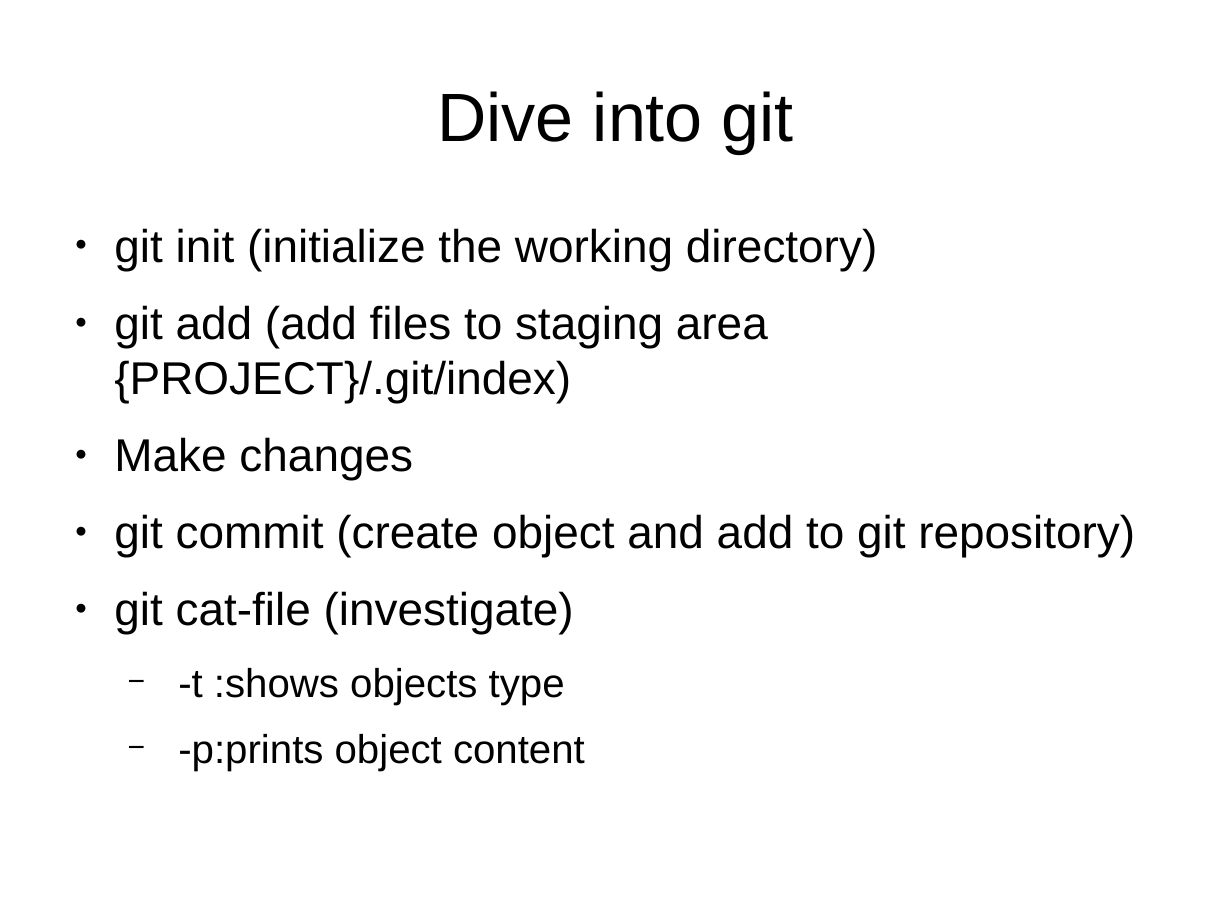
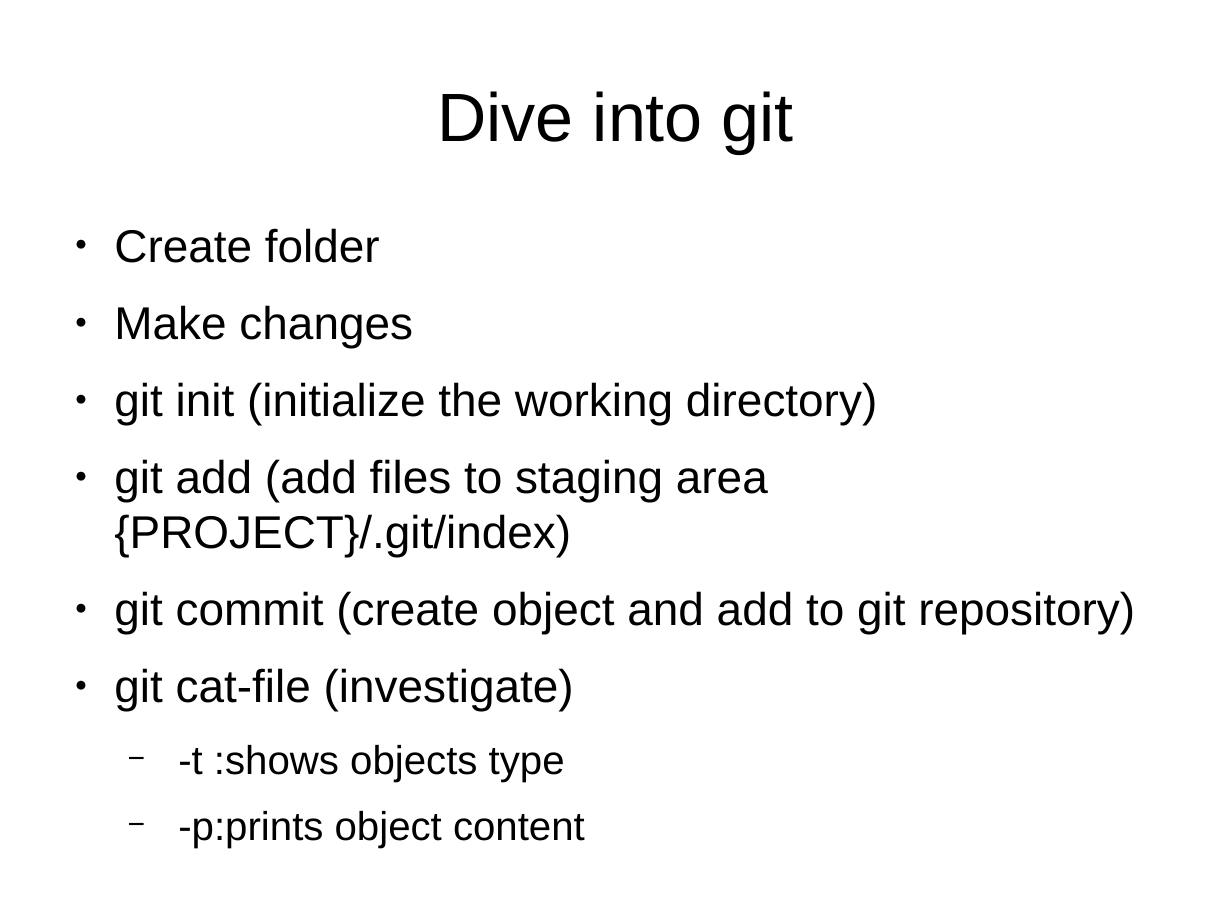
Before and after one commit to aminhjz-old/learngitthehardway, a slide deck: slide 5 of learngitthehardway.odp. Drawn at 1232x924 pixels with LibreOffice and Linux fonts; fonts in the diff are those of the drawing. Boxes give left, top, right and bottom in pixels: in the first picture for what was removed or moved away, otherwise in the second. Text is boxed around its words. In the diff, an @@ line names an element or a change of style, - is before the commit and + after.

```diff
--- a/learngitthehardway.odp
+++ b/learngitthehardway.odp
@@ text at [114, 228, 413, 348]: paragraphs added @@
+● Create folder
+● Make changes
@@ text at [114, 437, 413, 480]: paragraph removed @@
-● Make changes
```
Also in this commit, not shown: 2 other slides changed.
